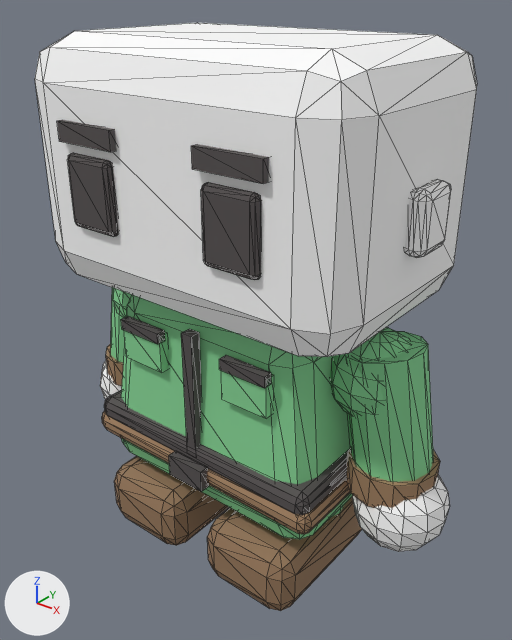
What one commit did to the glTF model public/assets/models/characters/body-overalls-green.glb.
One viewpoint serves both versions: a 50 mm camera at (0.52, -0.639, 0.718) aimed at (0.01, -0.002, 0.323). The axes (+X, +Y, +Z) are drawn at lower left. The lights are the same throughout. The picture after the commit comes second. Mesh edges are drawn as thin lines. Vertices at exactly the same position are counted once.

Objects in the first picture: 'body-mesh', 'head-mesh'.
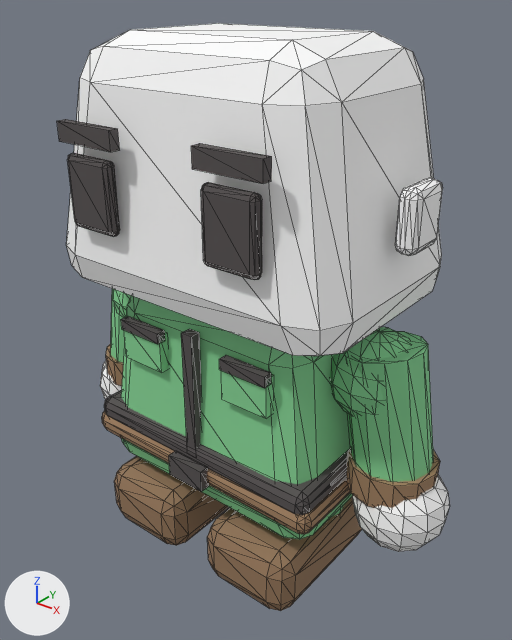
Pixel boxes [x1, y1, x2, y2] of what changed, in the pictures (512 x 640 px; the box of a moved part takes in the faces that stretch with it):
'head-mesh', reshaped (11% narrower)
    before: [35, 23, 477, 552]
    after: [57, 23, 449, 552]
part 1 of me_head_mesh, moved or reshaped
    before: [405, 180, 451, 258]
    after: [395, 178, 443, 256]
part 2 of me_head_mesh, moved or reshaped
    before: [35, 23, 477, 357]
    after: [66, 23, 442, 356]

Diff of the bpy script that builds the scene:
```diff
--- a/public/assets/models/characters/body-overalls-green.glb.py
+++ b/public/assets/models/characters/body-overalls-green.glb.py
@@ me_head_mesh @@
 # used by ob_head_mesh; location = (0.0, 0.0, 0.0)
-me_head_mesh.from_pydata(...)  # 444 vertices, 852 faces; spans x -0.29..0.29, y -0.159..0.15, z 0.087..0.662
+me_head_mesh.from_pydata(...)  # 444 vertices, 852 faces; spans x -0.29..0.29, y -0.159..0.146, z 0.087..0.665
+# me_head_mesh part 1: the loose piece of 56 vertices spanning x 0.214..0.24, y -0.03..0.03, z 0.465..0.535 is moved by (-0.009, 0.0, 0.0)
+# me_head_mesh part 2: 56 of 444 vertices moved; they spanned x -0.22..0.22, y -0.15..0.15, z 0.368..0.662 and now span x -0.206..0.206, y -0.146..0.146, z 0.365..0.665; mean shift (0.0, 0.0, 0.0); largest move (-0.17, -0.1, 0.662) -> (-0.109, -0.073, 0.665)
+# other edits to the shape of me_head_mesh do not show in these pictures
 me_head_mesh.materials.append(mat_skinmat)
```
